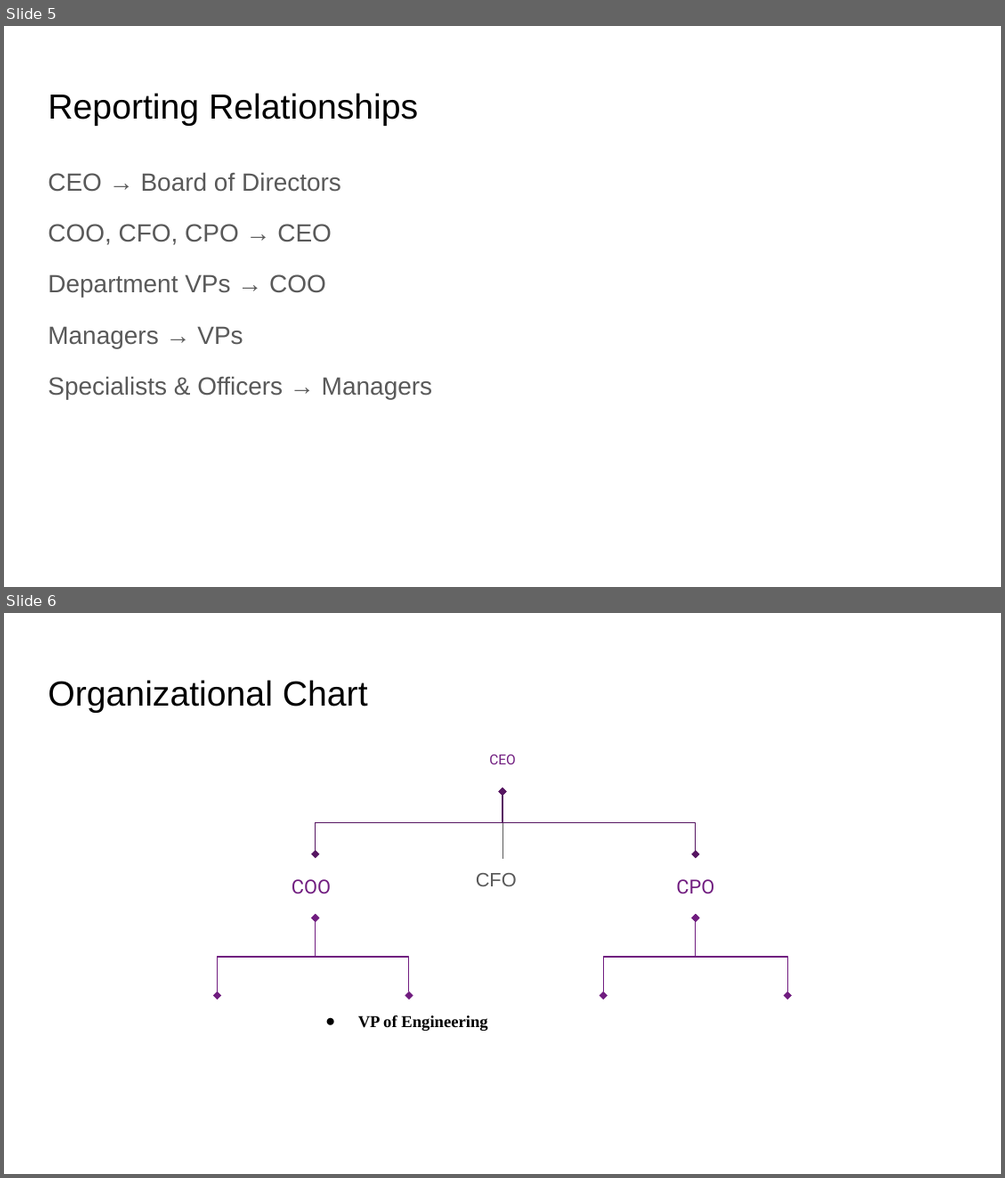
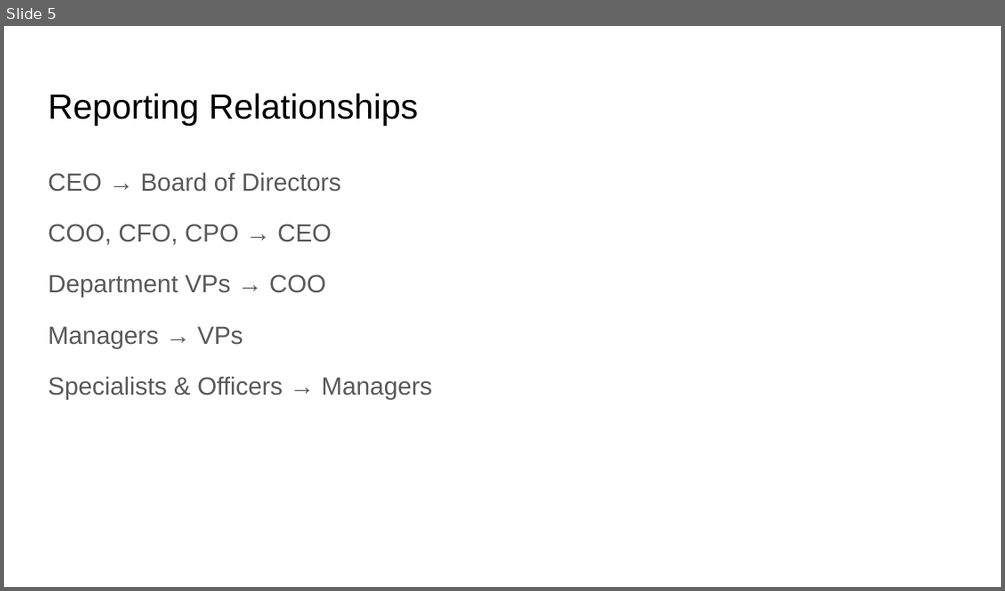
Before and after one commit to ahmadmoharram/Organizational-Structure-Setup, a slide deck: HR Foundation Setup.pptx. Shown one above the other, each under a label of ours: slides 5 and 6 before the commit, slide 5 after it. The pictures are 1005x1178 and 1005x591 pixels, drawn with LibreOffice and Linux fonts; fonts in the diff are those of the drawing. Boxes give left, top, right and bottom in pixels: in the first picture for what was removed or moved away, otherwise in the second. Text is boxed around its words. In the diff, an @@ line names an element or a change of style, - is before the commit and + after.

```diff
--- a/HR Foundation Setup.pptx
+++ b/HR Foundation Setup.pptx
@@ slide 6 removed at [4,613,1001,1174], background #FFFFFF @@
@@ title removed at [48,680,368,713] @@
-Organizational Chart
@@ text removed at [489,754,516,764] @@
-CEO
@@ elbow double arrow removed from (315, 854) to (502, 791) @@
@@ elbow double arrow removed from (502, 791) to (696, 854) @@
@@ line removed from (502, 823) to (502, 860) @@
@@ text removed at [291,879,331,894] @@
-COO
@@ text removed at [476,873,517,886] @@
-CFO
@@ text removed at [676,879,714,894] @@
-CPO
@@ elbow double arrow removed from (218, 995) to (315, 918) @@
@@ elbow double arrow removed from (315, 918) to (409, 995) @@
@@ elbow double arrow removed from (603, 995) to (696, 918) @@
@@ elbow double arrow removed from (696, 918) to (787, 995) @@
@@ text removed at [358,1015,487,1030] @@
-● VP of Engineering
```
Also in this commit, not shown: 2 slides changed, 1 slide added.
